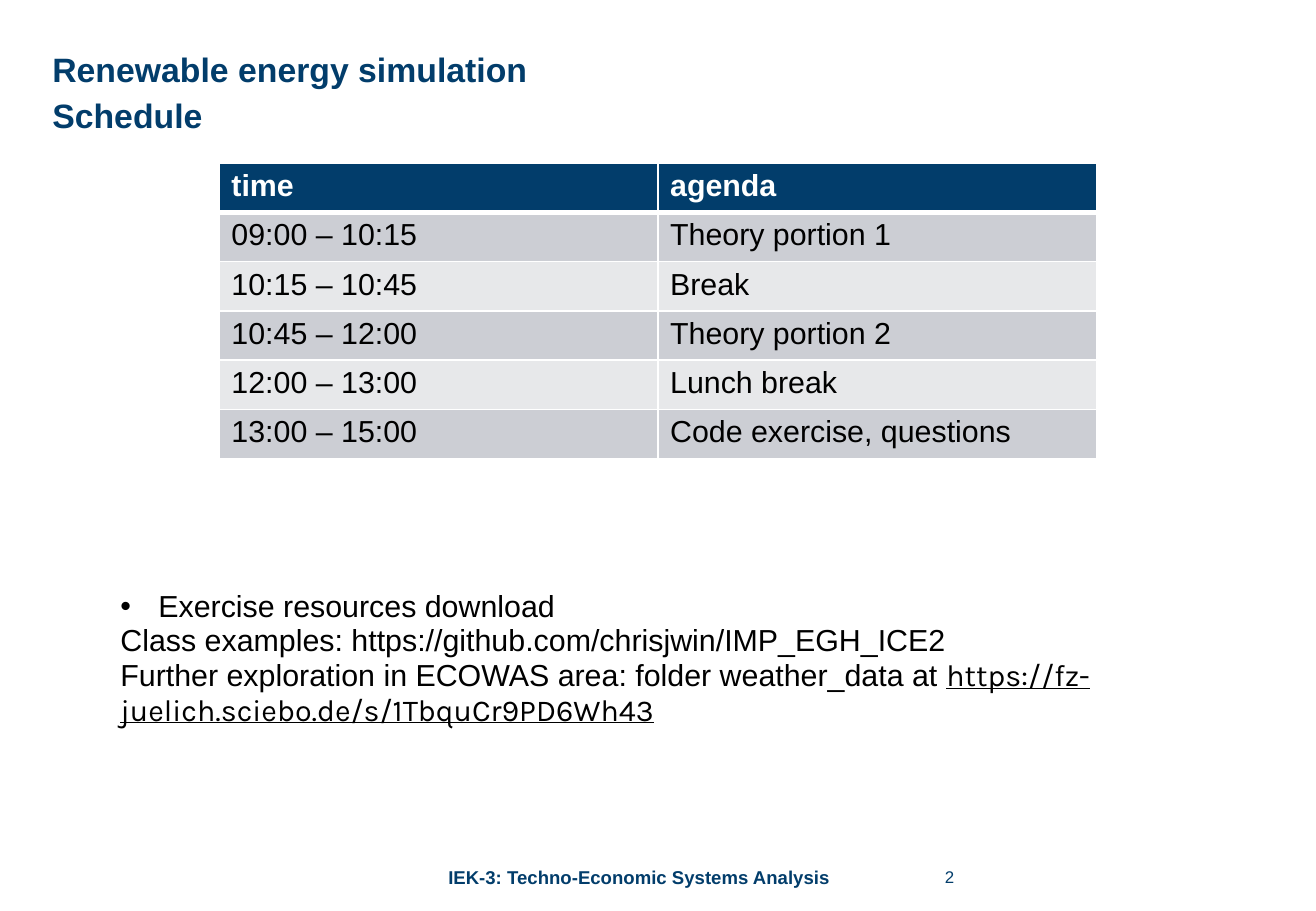
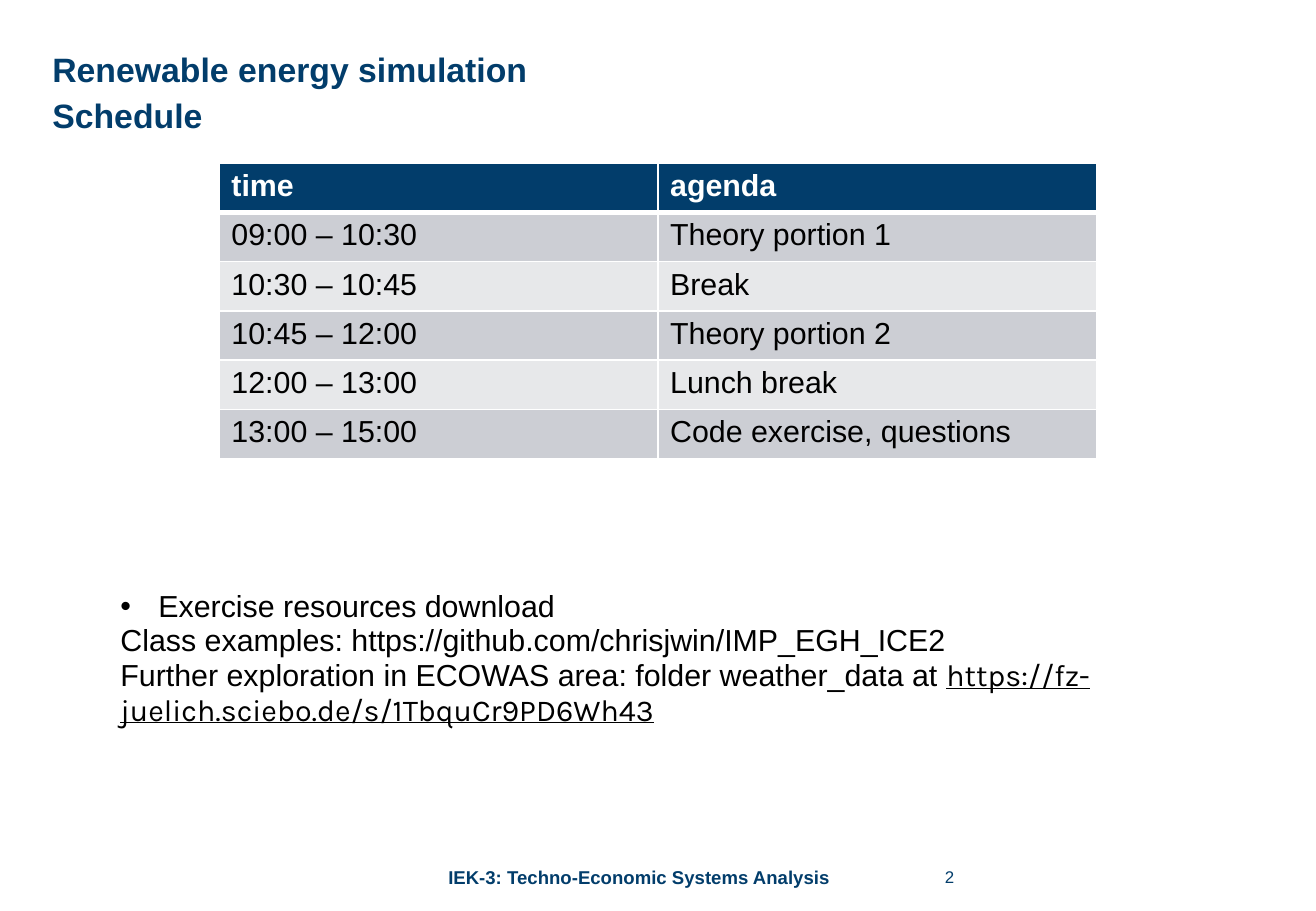
Before and after one commit to chrisjwin/IMP_EGH_ICE2, a slide deck: slide 2 of student_files/exercises/Unit_05_RenewableEnergySimulationsRESKit/Unit_05_Exercise_RenewableEnergySimulationRESKit.pptx. Drawn at 1316x911 pixels with LibreOffice and Linux fonts; fonts in the diff are those of the drawing; background and template pictures are left out. Boxes give left, top, right and bottom in pixels: in the first picture for what was removed or moved away, otherwise in the second. Text is boxed around its words. In the diff, an @@ line names an element or a change of style, - is before the commit and + after.

Commit message:
update ppt

```diff
--- a/student_files/exercises/Unit_05_RenewableEnergySimulationsRESKit/Unit_05_Exercise_RenewableEnergySimulationRESKit.pptx
+++ b/student_files/exercises/Unit_05_RenewableEnergySimulationsRESKit/Unit_05_Exercise_RenewableEnergySimulationRESKit.pptx
@@ table at (220, 163, 1097, 473) @@
-row 2, column 1: 09:00 – 10:15
+row 2, column 1: 09:00 – 10:30
-row 3, column 1: 10:15 – 10:45
+row 3, column 1: 10:30 – 10:45
```
